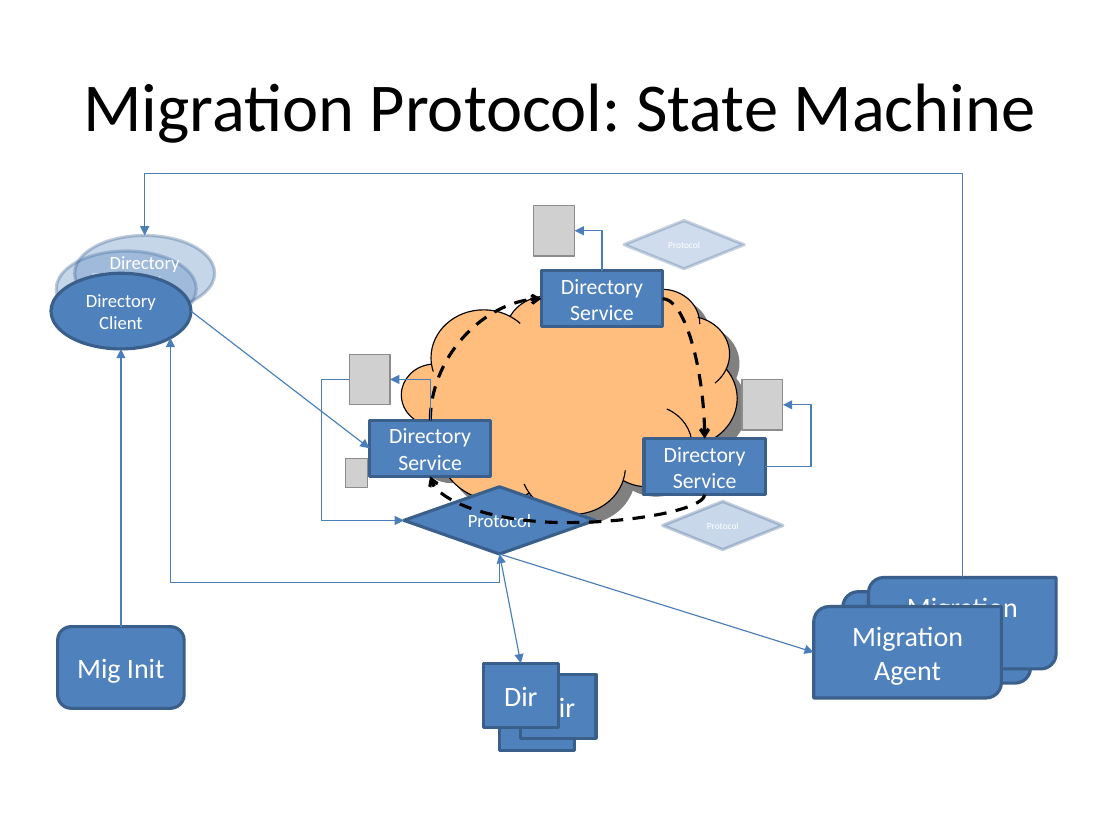
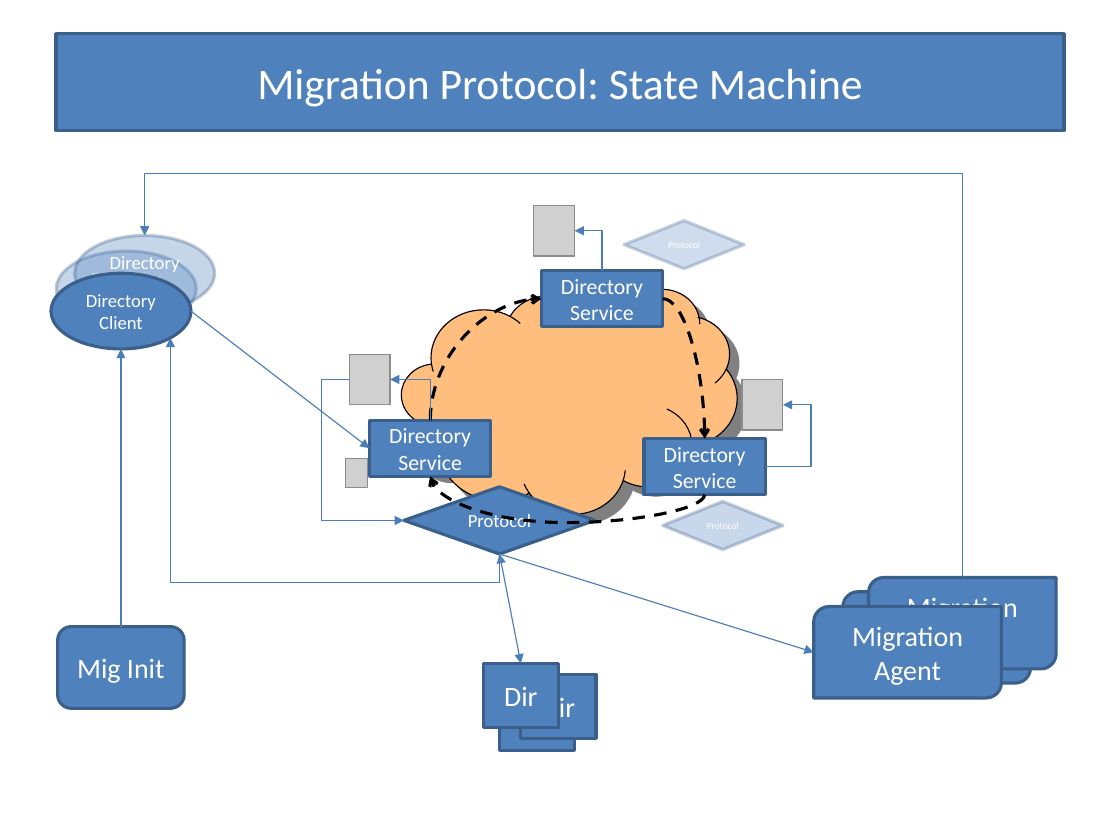
Before and after one commit to Slania/JPaxos-1, a slide deck: slide 20 of Paxos based directory updates for geo-replicated cloud storage.pptx. Drawn at 1120x840 pixels with LibreOffice and Linux fonts; fonts in the diff are those of the drawing; grey boxes stand for pictures. Boxes give left, top, right and bottom in pixels: in the first picture for what was removed or moved away, otherwise in the second. Text is boxed around its words. In the diff, an @@ line names an element or a change of style, - is before the commit and + after.

```diff
--- a/Paxos based directory updates for geo-replicated cloud storage.pptx
+++ b/Paxos based directory updates for geo-replicated cloud storage.pptx
@@ title "Migration Protocol: State Machine": place and size @@
-title "Migration Protocol: State Machine" at bbox=[83, 83, 1036, 143]
+title "Migration Protocol: State Machine" at bbox=[56, 34, 1064, 131]
@@ title "Migration Protocol: State Machine" at bbox=[56, 34, 1064, 131]: size 44 to 28 pt, text colour #000000 to #FFFFFF; fill none to #4F81BD; outline none to #3A5F8C 2 pt @@
```
Also in this commit, not shown: 17 other slides changed.
